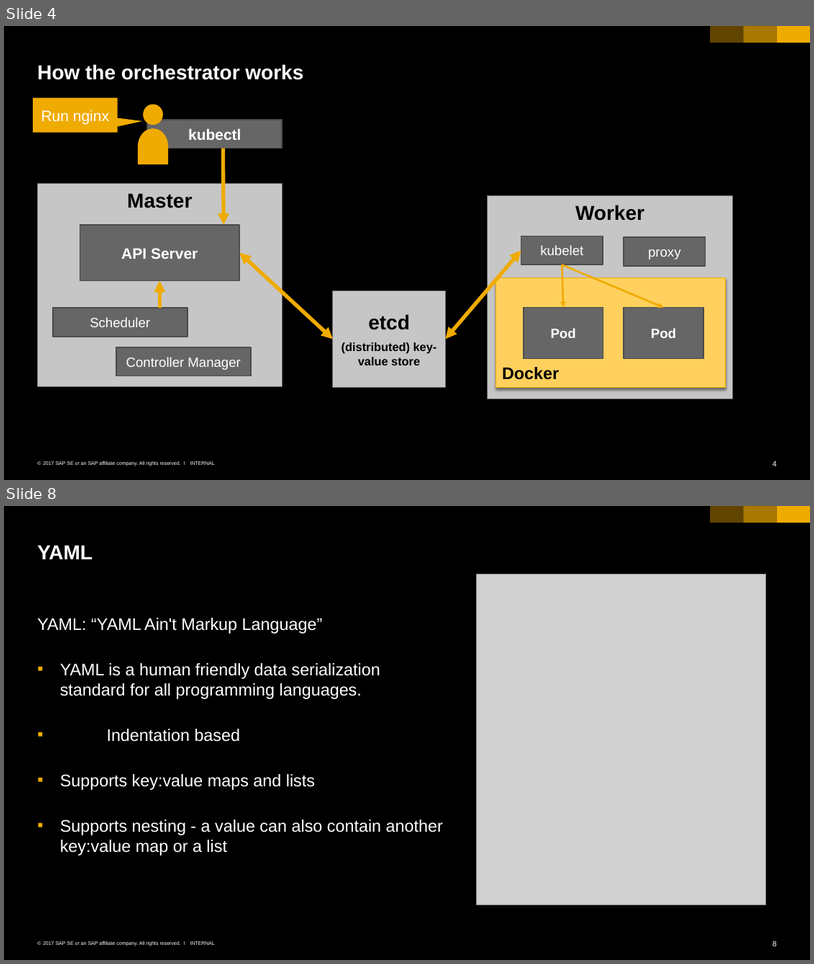
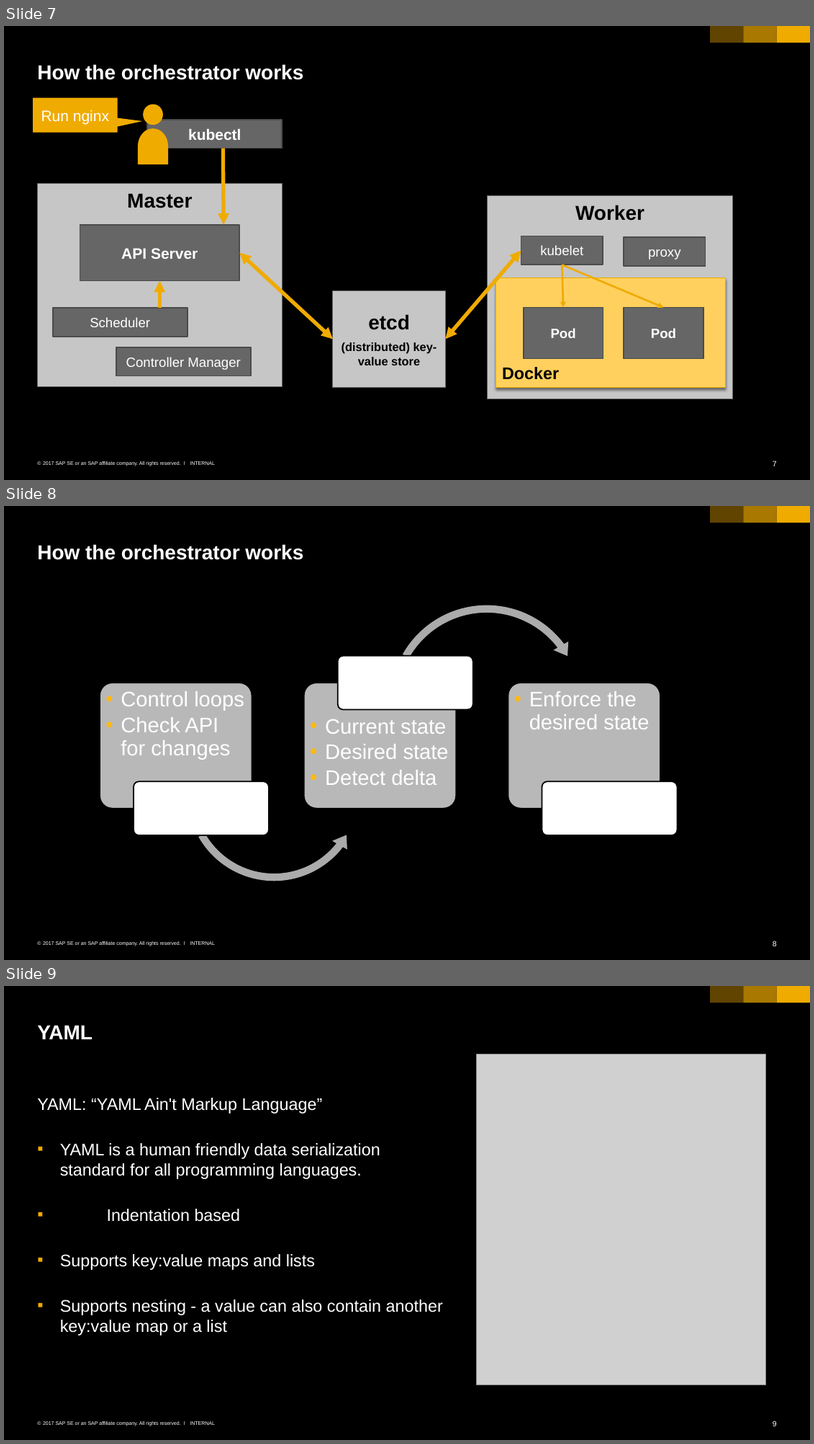
Before and after one commit to cuijiyao01/docker-k8s-training, a slide deck: kubernetes/01_k8s_core_components.pptx. Shown one above the other, each under a label of ours: slides 4 and 8 before the commit, slides 7, 8 and 9 after it; the slides between them are not shown. The pictures are 814x964 and 814x1444 pixels, drawn with LibreOffice and Linux fonts; fonts in the diff are those of the drawing; grey boxes stand for pictures. Boxes give left, top, right and bottom in pixels: in the first picture for what was removed or moved away, otherwise in the second. Text is boxed around its words. In the diff, an @@ line names an element or a change of style, - is before the commit and + after.

Commit message:
added observe, analyze, act slide

```diff
--- a/kubernetes/01_k8s_core_components.pptx
+++ b/kubernetes/01_k8s_core_components.pptx
@@ slide 8 added at (x1=4, y1=506, x2=810, y2=960), background #000000; not listed: 6 template elements that a slide beside it also shows @@
@@ title added at (x1=37, y1=544, x2=304, y2=560), 24 pt, text #FFFFFF, bold @@
+How the orchestrator works
@@ group added at (x1=100, y1=600, x2=677, y2=885): 6 rounded rectangles, 3 texts, 1 left circular arrow, 1 circular arrow @@
+  • Control loops
+  • Check API for changes
+  • Current state
+  • Desired state
+  • Detect delta
+  • Enforce the desired state
@@ what was slide 4 is now slide 7 @@
@@ page number at (x1=773, y1=460, x2=777, y2=466): text changed @@
-4
+7
@@ what was slide 8 is now slide 9 @@
```
